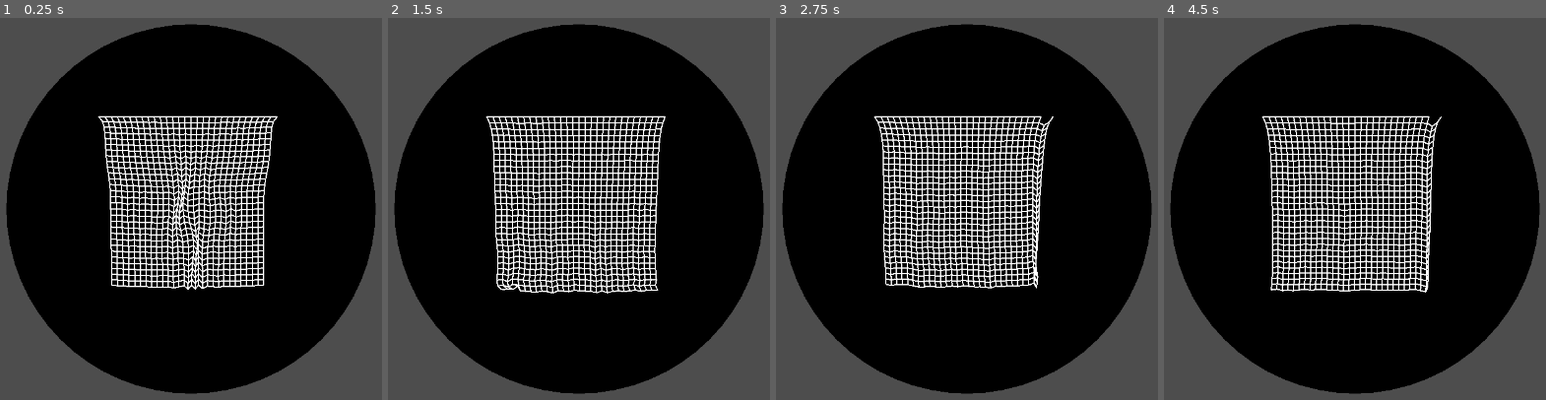
Above: before the commit, frames 1-4 (left to right).
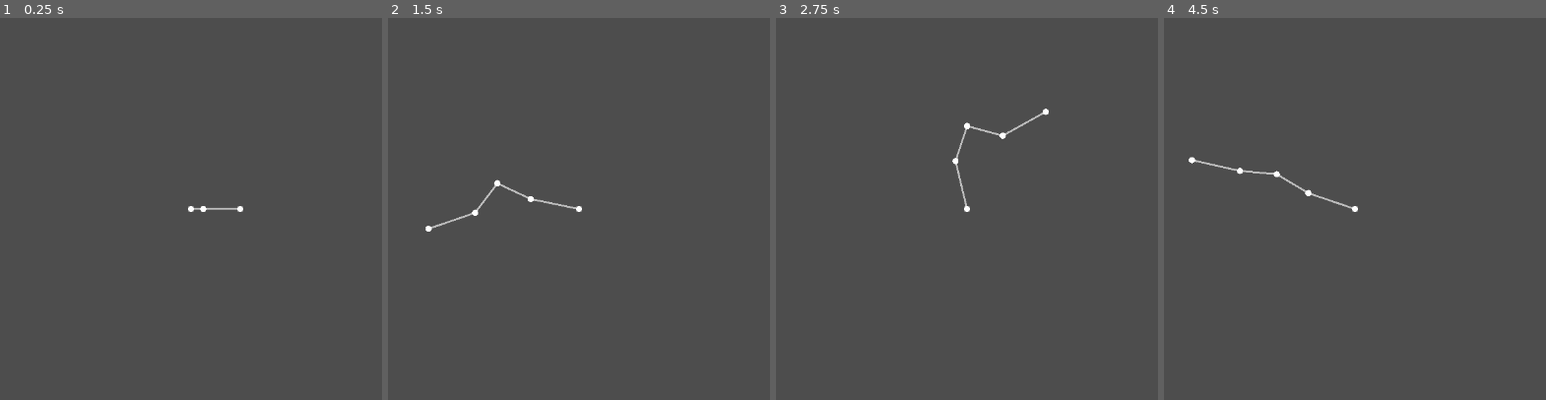
Above: after the commit, the same moments.

Repository: b6462/ComputerAnimationPlayground
Game: Godot game, scene res://CCDIK/CCDIK.tscn
Same seed, same stepped clock (60 frames per second), same inputs: the game is played once before the commit and once after it. Before the commit the project starts from res://Verlet/VerletIntegration.tscn.
Inputs (mouse positions are in pixels of both pictures, inside the frame that each line leads up to):
- Up to frame 1 (0.25 s): no input
- Up to frame 2 (1.5 s): move the mouse to (750, 186) at 0.52 s; click (750, 186) at 0.67 s; move the mouse to (422, 231) at 1.27 s; click (422, 231) at 1.42 s
- Up to frame 3 (2.75 s): move the mouse to (1047, 109) at 2.02 s; click (1047, 109) at 2.17 s
- Up to frame 4 (4.5 s): move the mouse to (1316, 296) at 2.77 s; click (1316, 296) at 2.92 s; move the mouse to (outside the picture) at 3.52 s; click (outside the picture) at 3.67 s; move the mouse to (outside the picture) at 4.27 s; click (outside the picture) at 4.42 s

The runs differ from the first frame. In frame 1, 72% of the frame differs, in the area x 1-99%, y 1-99%; in frame 2, 72%; in frame 3, 72%; in frame 4, 72%.

Commit message:
Add CCDIK implementation
+ Add CCDIK
+ Add damping param to Verlet object

Diff:
--- /dev/null
+++ b/CCDIK/CCDIK.tscn
@@ -0,0 +1,6 @@
+[gd_scene load_steps=2 format=3 uid="uid://dxrwls5mrwx4k"]
+
+[ext_resource type="Script" path="res://CCDIK/CCDIK_01.gd" id="1_6djuq"]
+
+[node name="CCDIK" type="Node2D"]
+script = ExtResource("1_6djuq")
--- /dev/null
+++ b/CCDIK/CCDIK_01.gd
@@ -0,0 +1,50 @@
+extends Node2D
+# CCDIK
+
+var base_point := Vector2(640, 360)
+var joints = [
+	[80, 0],
+	[60, 0],
+	[60, 0],
+	[80, 0]
+]
+
+func _ready():
+	pass
+
+func get_joint_pos(idx: int) -> Vector2:
+	if idx == 0:
+		return base_point
+	else:
+		var pos_buf := base_point
+		for i in range(0, idx):
+			pos_buf = pos_buf + Vector2(joints[i][0], 0).rotated(joints[i][1])
+		return pos_buf
+
+func update_ik(target: Vector2) -> void:
+	_backward_pass(target)
+
+func _backward_pass(target: Vector2) -> void:
+	for i in range(joints.size()-1, -1, -1):
+		var e_dir: Vector2 = get_joint_pos(joints.size()) - get_joint_pos(i)
+		var t_dir: Vector2 = target - get_joint_pos(i)
+		var angle = e_dir.angle_to(t_dir)
+		joints[i][1] += angle
+
+func _process(delta):
+	update_ik(get_global_mouse_position())
+	queue_redraw()
+
+func _draw() -> void:
+	var pre_pos: Vector2 = base_point
+	for j in joints:
+		var new_pos := pre_pos + Vector2(j[0], 0).rotated(j[1])
+		draw_line(pre_pos, new_pos, Color.GRAY, 3)
+		pre_pos = new_pos
+
+	draw_circle(base_point, 5, Color.WHITE)
+	pre_pos = base_point
+	for j in joints:
+		var new_pos := pre_pos + Vector2(j[0], 0).rotated(j[1])
+		draw_circle(new_pos, 5, Color.WHITE)
+		pre_pos = new_pos
--- a/Verlet/VerletIntegration.tscn
+++ b/Verlet/VerletIntegration.tscn
@@ -1,6 +1,6 @@
 [gd_scene load_steps=2 format=3 uid="uid://cusjpnqreyry2"]
 
-[ext_resource type="Script" path="res://Verlet/VerletSolver_02.gd" id="1_dfmoa"]
+[ext_resource type="Script" path="res://Verlet/VerletSolver_03.gd" id="1_b33sq"]
 
 [node name="VerletIntegration" type="Node2D"]
-script = ExtResource("1_dfmoa")
+script = ExtResource("1_b33sq")
--- /dev/null
+++ b/Verlet/VerletSolver_03.gd
@@ -0,0 +1,103 @@
+extends Node2D
+# From https://www.youtube.com/watch?v=lS_qeBy3aQI&ab_channel=Pezzza%27sWork
+# C++ -> gd script
+# This script shows the basic concept of a verlet object
+# Including a link-constrained bridge in the center and objects spawning at clicked position
+var VerletObject = preload("res://Verlet/Verlet_object.gd")
+var update_list: Array[VerletObject] = []
+
+var VerletLink = preload("res://Verlet/Verlet_linkConstraint.gd")
+var constLink_list: Array[VerletConstLink] = []
+
+# World parameters
+var gravity: Vector2 = Vector2(0, 1000)
+var rng = RandomNumberGenerator.new()
+
+# Constraints
+const imagineCenter = Vector2(640, 360)
+const imagineRadius = 300
+
+func _ready():
+	# Create a linked rope bridge in the middle
+	var link_rad = 10
+	var len = 25
+	for i in range(0, len+1):
+		var new_obj = VerletObject.new()
+		new_obj.rad = link_rad
+		new_obj.position_cur = Vector2(640-(len*link_rad) + i*link_rad*2, 360)
+		new_obj.position_old = Vector2(640-(len*link_rad) + i*link_rad*2, 360)
+		if i == 0 or i == len:
+			new_obj.stationary = true
+		update_list.append(new_obj)
+
+		# Link up
+		if i != 0:
+			var new_link = VerletConstLink.new()
+			new_link.obj_1 = update_list[i-1]
+			new_link.obj_2 = update_list[i]
+			constLink_list.append(new_link)
+
+func _input(event):
+	# generate new objet at mouse click position with random size
+	if event is InputEventMouseButton and event.is_pressed():
+		print(event.position)
+		var new_obj = VerletObject.new()
+		new_obj.rad = rng.randf_range(10, 30)
+		new_obj.position_cur = event.position
+		new_obj.position_old = event.position
+		update_list.append(new_obj)
+
+func _process(delta):
+	# Sub-stepping for better result
+	var sub_steps = 8
+	var sub_dt = delta / sub_steps
+	for t in range(0, sub_steps):
+		_applyGravity()
+		_applyConstraint()
+		_solveCollisions()
+		_updatePosition(sub_dt)
+	queue_redraw()
+
+func _draw() -> void:
+	# Draw scene bound circle
+	draw_circle(imagineCenter, imagineRadius, Color.BLACK)
+
+	# Draw verlet objects
+	for v_obj in update_list:
+		draw_circle(v_obj.position_cur, v_obj.rad, Color.WHITE)
+
+	# Draw link constraint lines
+	for v_link in constLink_list:
+		draw_line(v_link.obj_1.position_cur, v_link.obj_2.position_cur, Color.WHITE, 2)
+
+func _applyGravity() -> void:
+	for v_obj in update_list:
+		v_obj.accelerate(gravity)
+
+func _updatePosition(dt) -> void:
+	for v_obj in update_list:
+		v_obj.updatePosition(dt)
+
+func _applyConstraint() -> void:
+	for v_obj in update_list:
+		var to_obj = v_obj.position_cur - imagineCenter
+		var dist = to_obj.length()
+		to_obj = to_obj.normalized()
+		if (dist > imagineRadius-v_obj.rad):
+			v_obj.position_cur = imagineCenter + to_obj * (imagineRadius - v_obj.rad)
+	for l_const in constLink_list:
+		l_const._apply()
+
+func _solveCollisions() -> void:
+	var object_count = update_list.size()
+	for i in range(0, object_count):
+		var obj_1: VerletObject = update_list[i]
+		for j in range(i + 1, object_count):
+			var obj_2: VerletObject = update_list[j]
+			var collision_axis: Vector2 = obj_1.position_cur - obj_2.position_cur
+			var dist = collision_axis.length()
+			if (dist < obj_1.rad + obj_2.rad):
+				var n: Vector2 = collision_axis / dist
+				var delta = obj_1.rad + obj_2.rad - dist
+				obj_1.position_cur += 0.5 * delta * n
+				obj_2.position_cur -= 0.5 * delta * n
--- a/Verlet/Verlet_object.gd
+++ b/Verlet/Verlet_object.gd
@@ -5,7 +5,11 @@
 var position_old := Vector2(200,200)
 var acc := Vector2(0,0)
 var rad := 20
-var stationary = false
+var stationary := false
+var vel := Vector2(0,0)
+
+# Snow flake damping
+var damping_ratio := 0.5
 
 # TODO: Add velocity damping according to inertia
 var weight = 10
@@ -16,9 +20,16 @@
 
 func updatePosition(dt) -> void:
 	if not stationary:
-		var velocity := position_cur - position_old
+		# Add damping to velocity update
+		damping_ratio = lerp(0.5, 1.0, rad/30)
+		vel = lerp(vel, position_cur - position_old, damping_ratio)
+		vel = position_cur - position_old
 		position_old = position_cur
-		position_cur = position_cur + velocity + acc * dt * dt
+
+		# Add damping to position update
+		damping_ratio = lerp(0.99, 1.0, rad/30)
+		position_cur = lerp(position_cur, position_cur + vel + acc * dt * dt, damping_ratio)
+		#position_cur = position_cur + vel + acc * dt * dt
 		acc = Vector2(0,0)
 	else:
 		position_cur = position_old
--- a/project.godot
+++ b/project.godot
@@ -11,7 +11,7 @@
 [application]
 
 config/name="Computer Animation Playground"
-run/main_scene="res://Verlet/VerletIntegration.tscn"
+run/main_scene="res://CCDIK/CCDIK.tscn"
 config/features=PackedStringArray("4.1", "Forward Plus")
 config/icon="res://icon.svg"
 
